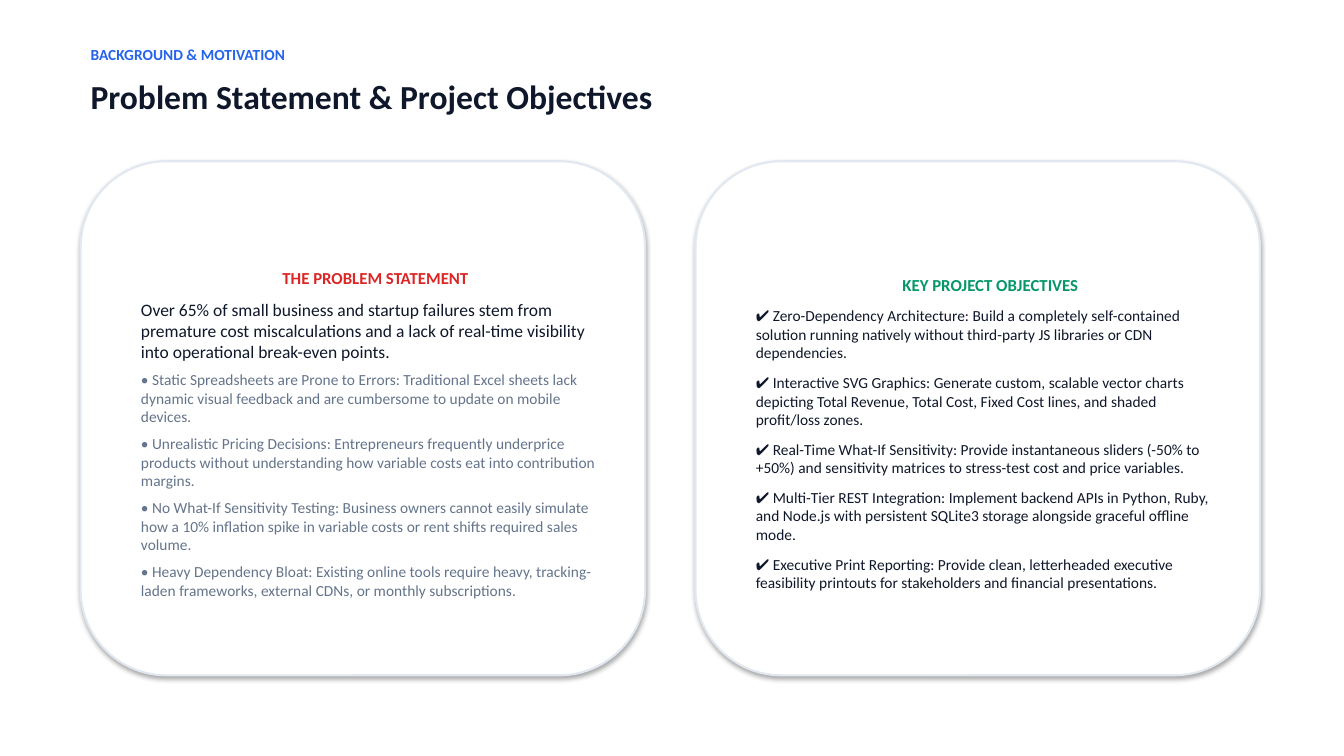
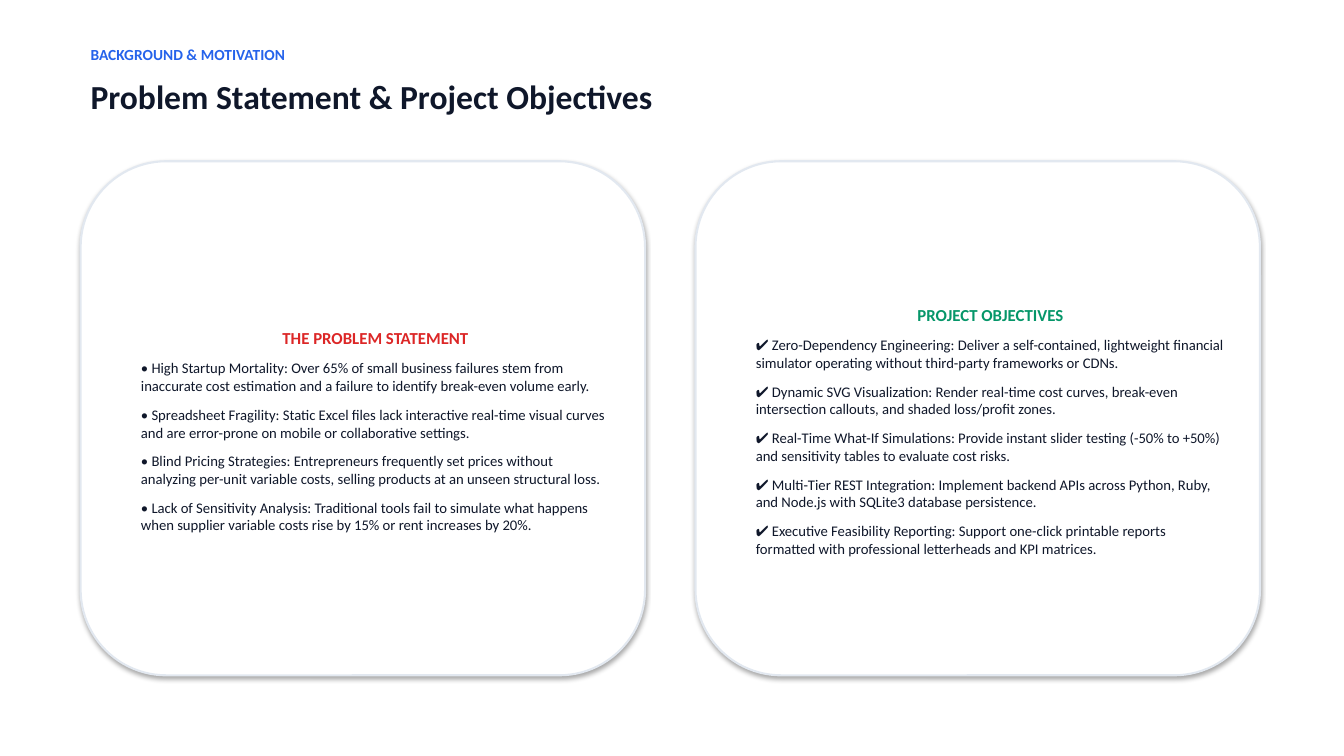
Before and after one commit to arjun2007arush2011-max/break_even_point, a slide deck: slide 2 of Break-Even-Project-Presentation.pptx. Drawn at 1344x756 pixels with LibreOffice and Linux fonts; fonts in the diff are those of the drawing. Boxes give left, top, right and bottom in pixels: in the first picture for what was removed or moved away, otherwise in the second. Text is boxed around its words. In the diff, an @@ line names an element or a change of style, - is before the commit and + after.

Commit message:
Update PPTX and PDF presentations with embedded screenshots, dedicated frontend and backend architecture slides

```diff
--- a/Break-Even-Project-Presentation.pptx
+++ b/Break-Even-Project-Presentation.pptx
@@ text in rounded rectangle at <box>756,310,1223,557</box>: text changed; size 11 to 10.5 pt @@
-KEY PROJECT OBJECTIVES
-✔ Zero-Dependency Architecture: Build a completely self-contained solution running natively without third-party JS libraries or CDN dependencies.
-✔ Interactive SVG Graphics: Generate custom, scalable vector charts depicting Total Revenue, Total Cost, Fixed Cost lines, and shaded profit/loss zones.
-✔ Real-Time What-If Sensitivity: Provide instantaneous sliders (-50% to +50%) and sensitivity matrices to stress-test cost and price variables.
-✔ Multi-Tier REST Integration: Implement backend APIs in Python, Ruby, and Node.js with persistent SQLite3 storage alongside graceful offline mode.
-✔ Executive Print Reporting: Provide clean, letterheaded executive feasibility printouts for stakeholders and financial presentations.
+PROJECT OBJECTIVES
+✔ Zero-Dependency Engineering: Deliver a self-contained, lightweight financial simulator operating without third-party frameworks or CDNs.
+✔ Dynamic SVG Visualization: Render real-time cost curves, break-even intersection callouts, and shaded loss/profit zones.
+✔ Real-Time What-If Simulations: Provide instant slider testing (-50% to +50%) and sensitivity tables to evaluate cost risks.
+✔ Multi-Tier REST Integration: Implement backend APIs across Python, Ruby, and Node.js with SQLite3 database persistence.
+✔ Executive Feasibility Reporting: Support one-click printable reports formatted with professional letterheads and KPI matrices.
@@ text in rounded rectangle at <box>141,362,605,533</box>: text changed; size 11 to 10.5 pt; text colour #64748B to #0F172A @@
-Over 65% of small business and startup failures stem from premature cost miscalculations and a lack of real-time visibility into operational break-even points.
-• Static Spreadsheets are Prone to Errors: Traditional Excel sheets lack dynamic visual feedback and are cumbersome to update on mobile devices.
-• Unrealistic Pricing Decisions: Entrepreneurs frequently underprice products without understanding how variable costs eat into contribution margins.
-• No What-If Sensitivity Testing: Business owners cannot easily simulate how a 10% inflation spike in variable costs or rent shifts required sales volume.
-• Heavy Dependency Bloat: Existing online tools require heavy, tracking-laden frameworks, external CDNs, or monthly subscriptions.
+• High Startup Mortality: Over 65% of small business failures stem from inaccurate cost estimation and a failure to identify break-even volume early.
+• Spreadsheet Fragility: Static Excel files lack interactive real-time visual curves and are error-prone on mobile or collaborative settings.
+• Blind Pricing Strategies: Entrepreneurs frequently set prices without analyzing per-unit variable costs, selling products at an unseen structural loss.
+• Lack of Sensitivity Analysis: Traditional tools fail to simulate what happens when supplier variable costs rise by 15% or rent increases by 20%.
```
Also in this commit, not shown: 4 other slides changed, 2 slides added, 2 slides removed, 5 other files.
